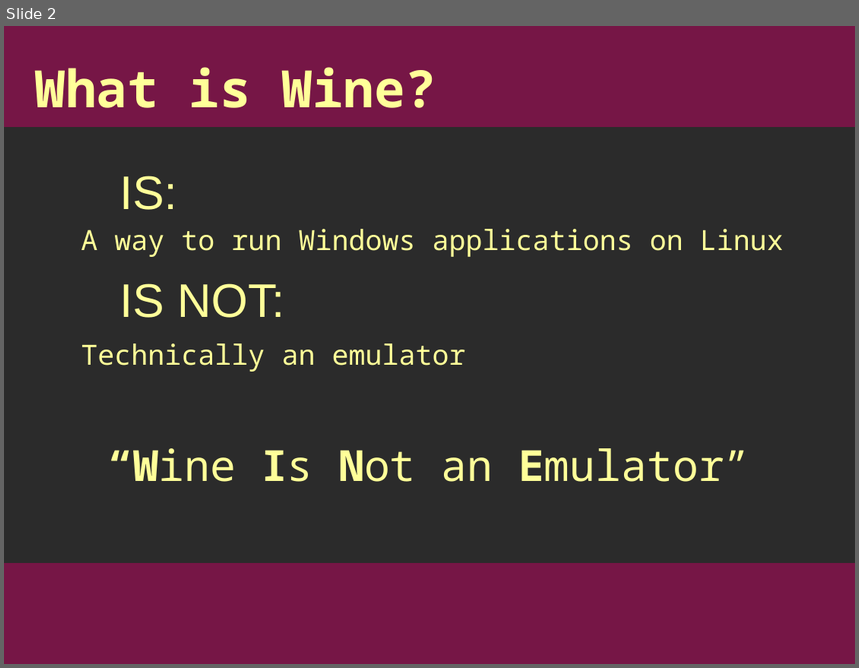
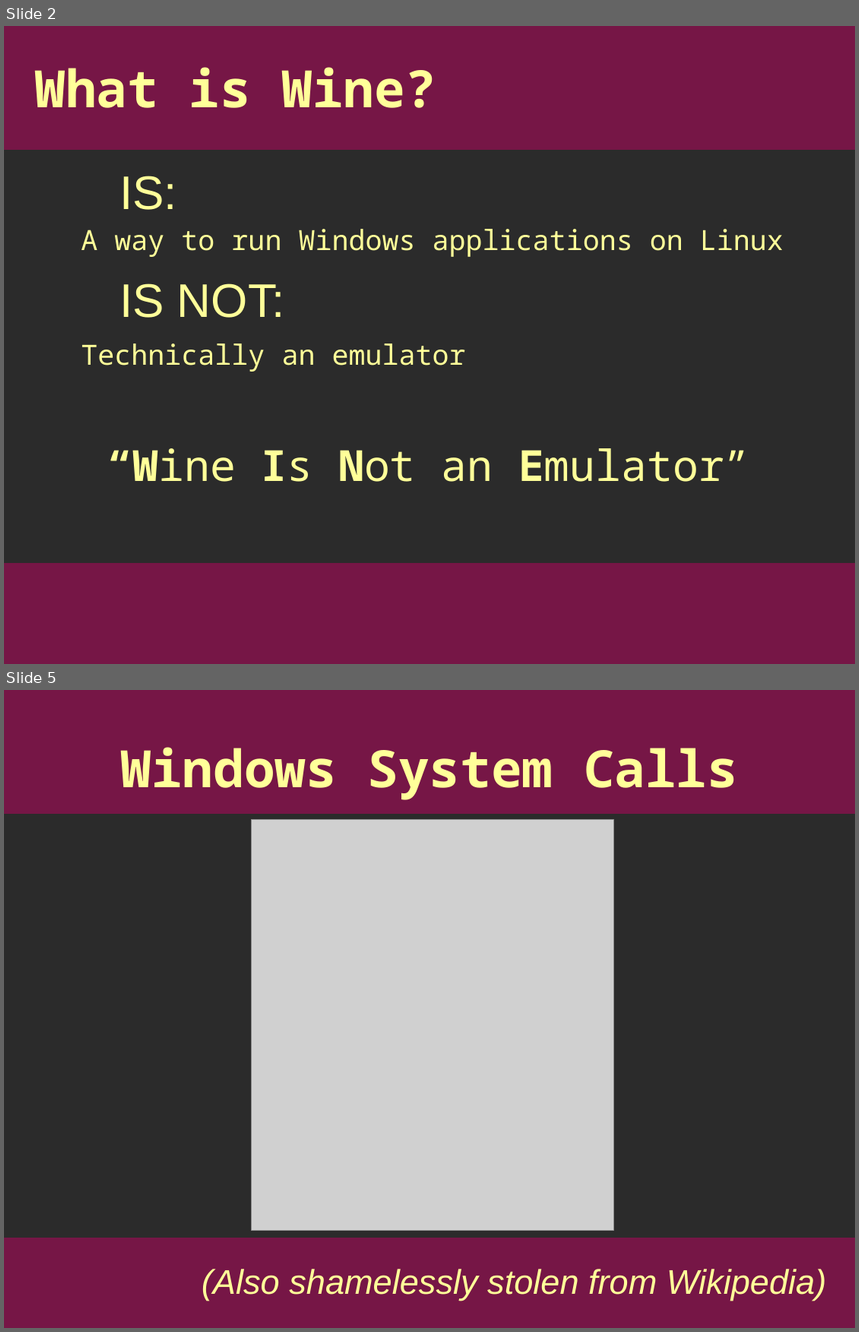
Before and after one commit to Applesauce136/wine-presentation, a slide deck: wine_pres.odp. Shown one above the other, each under a label of ours: slide 2 before the commit, slides 2 and 5 after it; the slides between them are not shown. The pictures are 859x668 and 859x1332 pixels, drawn with LibreOffice and Linux fonts; fonts in the diff are those of the drawing; grey boxes stand for pictures; background and template pictures are left out; a plain dark background stands for a picture behind light text. Boxes give left, top, right and bottom in pixels: in the first picture for what was removed or moved away, otherwise in the second. Text is boxed around its words. In the diff, an @@ line names an element or a change of style, - is before the commit and + after.

```diff
--- a/wine_pres.odp
+++ b/wine_pres.odp
@@ slide 5 added at (x1=4, y1=690, x2=855, y2=1328), background picture (left out); not listed: 2 template elements that a slide beside it also shows @@
@@ title added at (x1=121, y1=747, x2=738, y2=800), 48 pt, text #FFFF99, bold @@
+Windows System Calls
@@ picture added at (x1=251, y1=820, x2=614, y2=1230) @@
@@ text added at (x1=202, y1=1269, x2=826, y2=1300), 32 pt, text #FFFF99, italic @@
+(Also shamelessly stolen from Wikipedia)
@@ slide 2 changed as well @@
@@ rectangle added at (x1=4, y1=26, x2=855, y2=150), fill #761646, outline #761646 0 pt @@
```
Also in this commit, not shown: 1 other slide changed, 7 other slides added.
